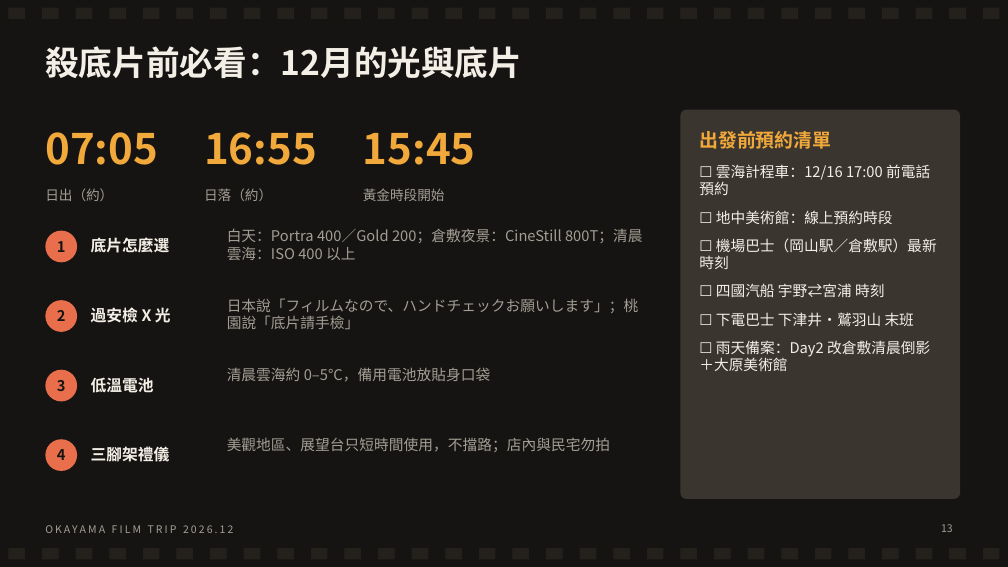
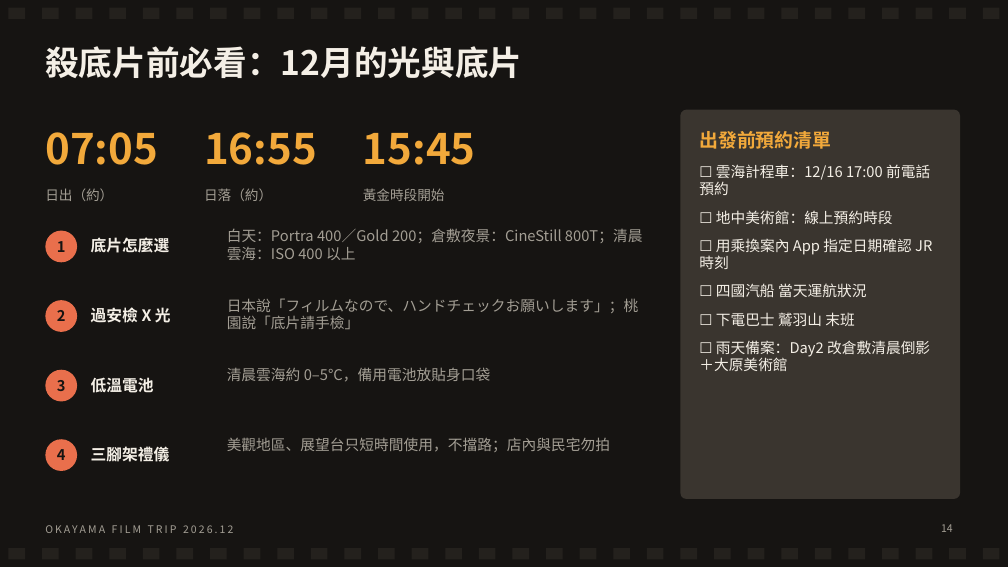
Before and after one commit to leoimpact999/djokovic-vs-sinner-analysis, a slide deck: slide 14 of 岡山4天3夜_底片獵景之旅.pptx (slide 13 before the commit). Drawn at 1008x567 pixels with LibreOffice and Linux fonts; fonts in the diff are those of the drawing. Boxes give left, top, right and bottom in pixels: in the first picture for what was removed or moved away, otherwise in the second. Text is boxed around its words. In the diff, an @@ line names an element or a change of style, - is before the commit and + after.

```diff
--- a/岡山4天3夜_底片獵景之旅.pptx
+++ b/岡山4天3夜_底片獵景之旅.pptx
@@ text at (699,238,932,326): text changed @@
-☐ 機場巴士（岡山駅／倉敷駅）最新時刻
-☐ 四國汽船 宇野⇄宮浦 時刻
-☐ 下電巴士 下津井・鷲羽山 末班
+☐ 用乘換案內 App 指定日期確認 JR 時刻
+☐ 四國汽船 當天運航狀況
+☐ 下電巴士 鷲羽山 末班
@@ page number at (941,524,953,532): text changed @@
-13
+14
```
Also in this commit, not shown: 14 other slides changed, 2 slides added.
